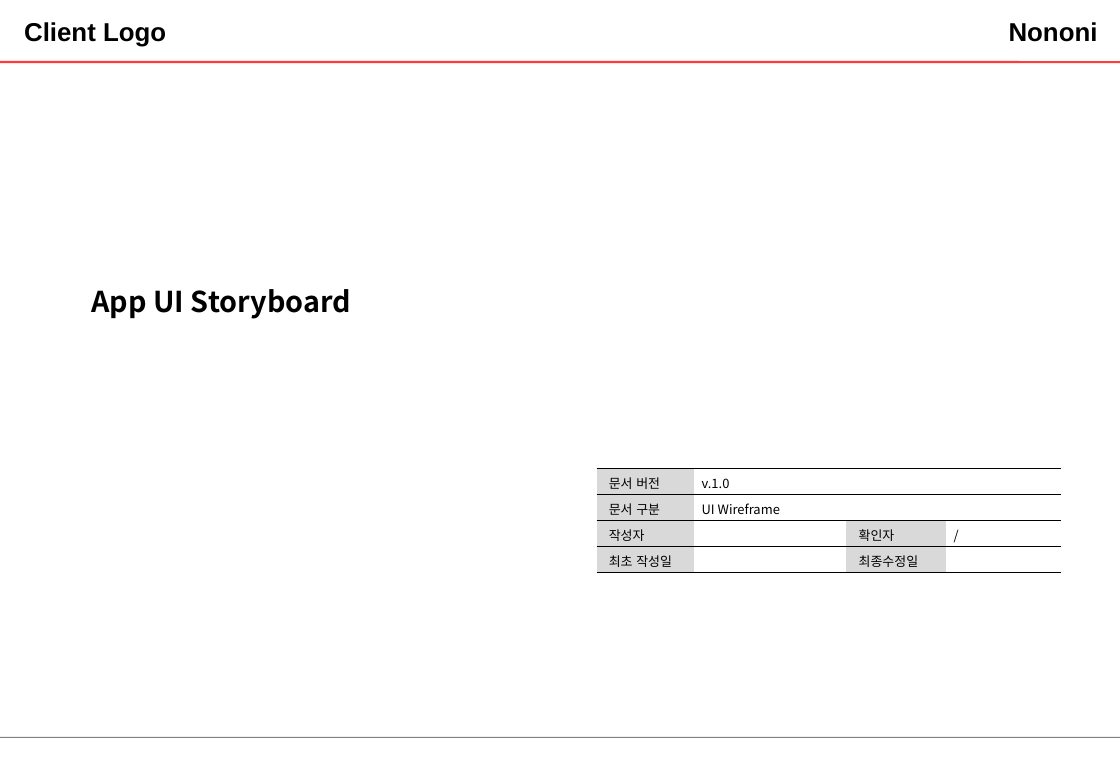
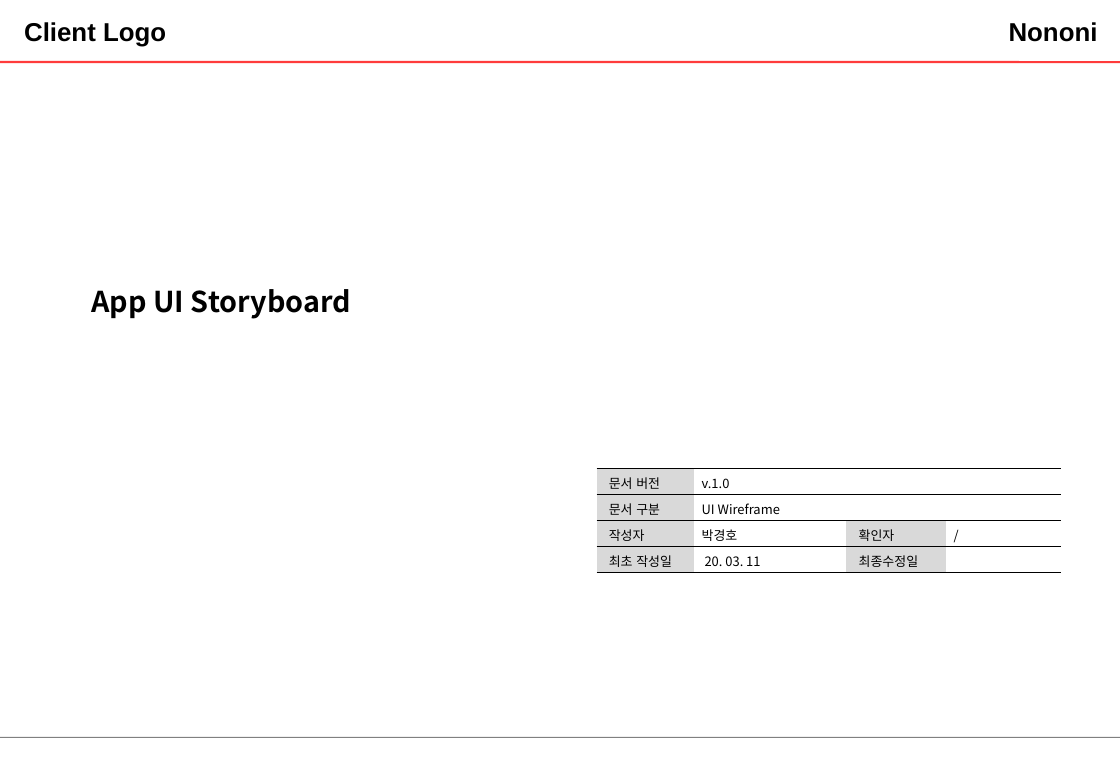
Before and after one commit to kayheypark/practice, a slide deck: slide 1 of 국비/TeamProject/와이어프레임/앱UI스토리보드.pptx. Drawn at 1120x775 pixels with LibreOffice and Linux fonts; fonts in the diff are those of the drawing. Boxes give left, top, right and bottom in pixels: in the first picture for what was removed or moved away, otherwise in the second. Text is boxed around its words. In the diff, an @@ line names an element or a change of style, - is before the commit and + after.

```diff
--- a/국비/TeamProject/와이어프레임/앱UI스토리보드.pptx
+++ b/국비/TeamProject/와이어프레임/앱UI스토리보드.pptx
@@ table at (x1=597, y1=468, x2=1061, y2=573) @@
-row 3, column 2: 
+row 3, column 2: 박경호
-row 4, column 2: 
+row 4, column 2: 20. 03. 11
```
